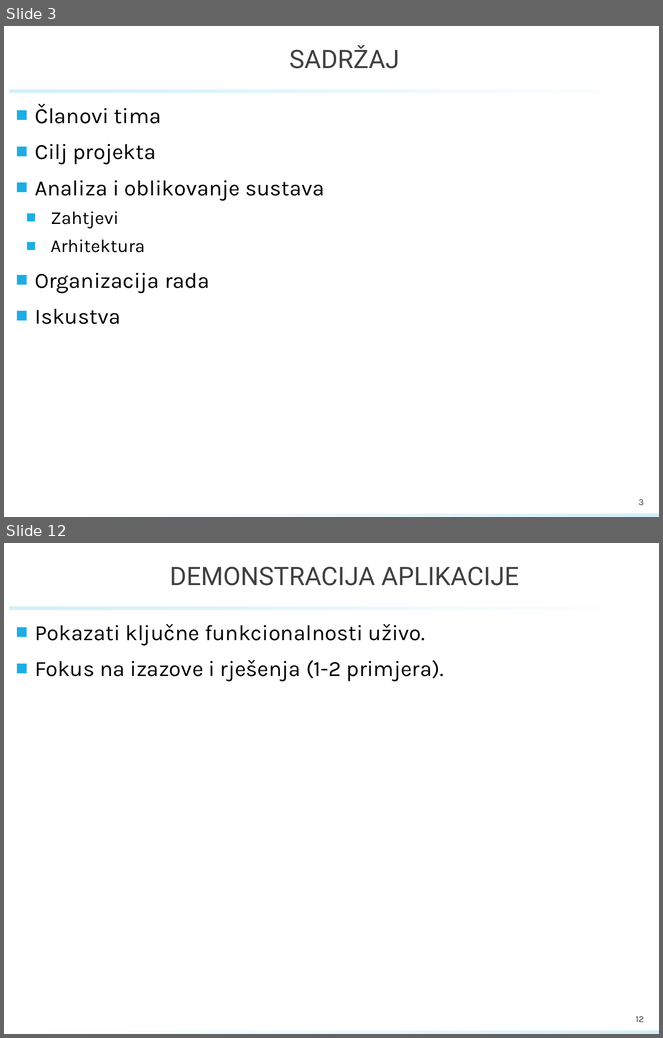
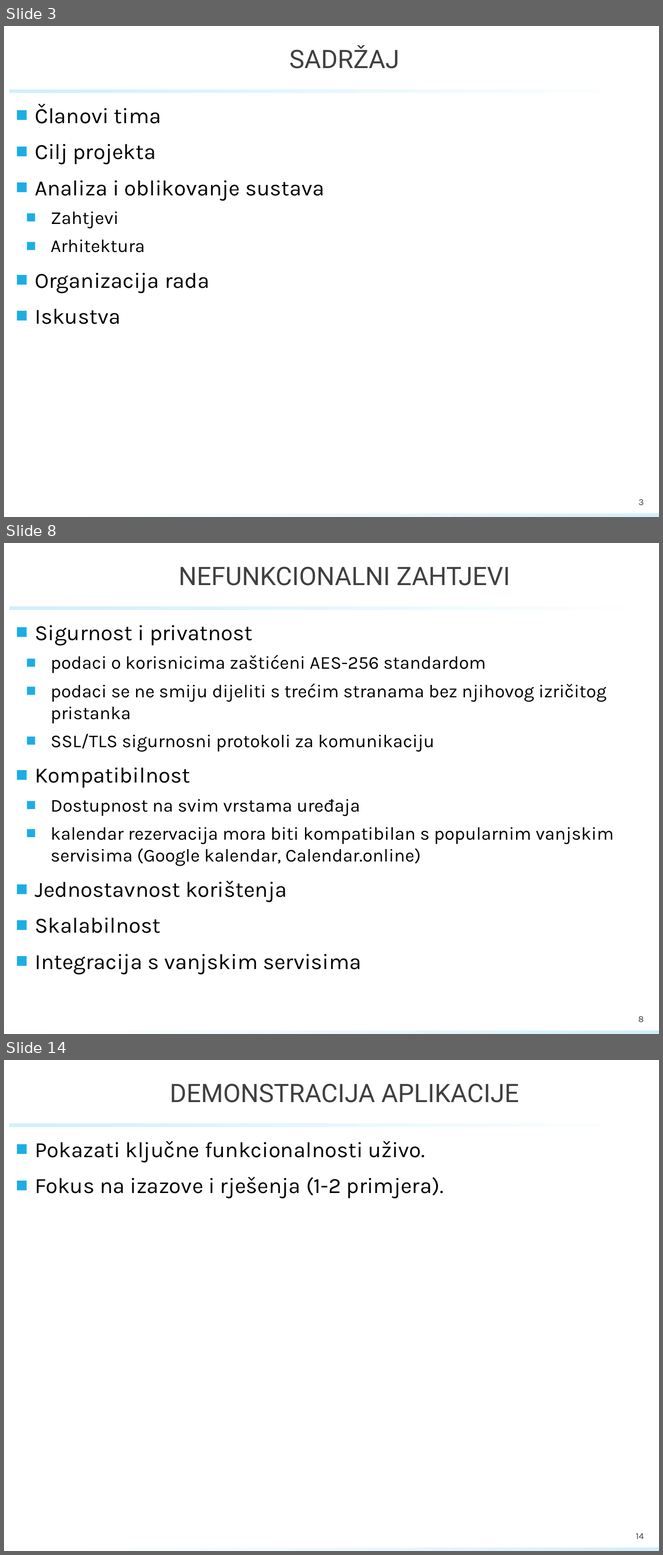
Before and after one commit to marioolcar/BADELPADEL, a slide deck: PROINZ_TG18.1_BadelPadel_PlayPadel.pptx. Shown one above the other, each under a label of ours: slides 3 and 12 before the commit, slides 3, 8 and 14 after it; the slides between them are not shown. The pictures are 663x1038 and 663x1555 pixels, drawn with LibreOffice and Linux fonts; fonts in the diff are those of the drawing; background and template pictures are left out. Boxes give left, top, right and bottom in pixels: in the first picture for what was removed or moved away, otherwise in the second. Text is boxed around its words. In the diff, an @@ line names an element or a change of style, - is before the commit and + after.

```diff
--- a/PROINZ_TG18.1_BadelPadel_PlayPadel.pptx
+++ b/PROINZ_TG18.1_BadelPadel_PlayPadel.pptx
@@ slide 8 added at <box>4,543,659,1034</box>, background #FFFFFF; not listed: 2 template elements that a slide beside it also shows @@
@@ title added at <box>179,566,510,586</box>, 28 pt, text #404040 @@
+NEFUNKCIONALNI ZAHTJEVI
@@ text added at <box>35,625,614,975</box>, 20 pt, text #000000 @@
+■ Sigurnost i privatnost
+  ■ podaci o korisnicima zaštićeni AES-256 standardom
+  ■ podaci se ne smiju dijeliti s trećim stranama bez njihovog izričitog pristanka
+  ■ SSL/TLS sigurnosni protokoli za komunikaciju
+■ Kompatibilnost
+  ■ Dostupnost na svim vrstama uređaja
+  ■ kalendar rezervacija mora biti kompatibilan s popularnim vanjskim servisima (Google kalendar, Calendar.online)
+■ Jednostavnost korištenja
+■ Skalabilnost
+■ Integracija s vanjskim servisima
@@ page number added at <box>638,1017,644,1022</box>, 10 pt, text #404040 @@
+8
@@ what was slide 12 is now slide 14 @@
@@ page number at <box>636,1534,644,1539</box>: text changed @@
-12
+14
```
Also in this commit, not shown: 5 slides changed, 4 other slides added, 3 slides removed.
